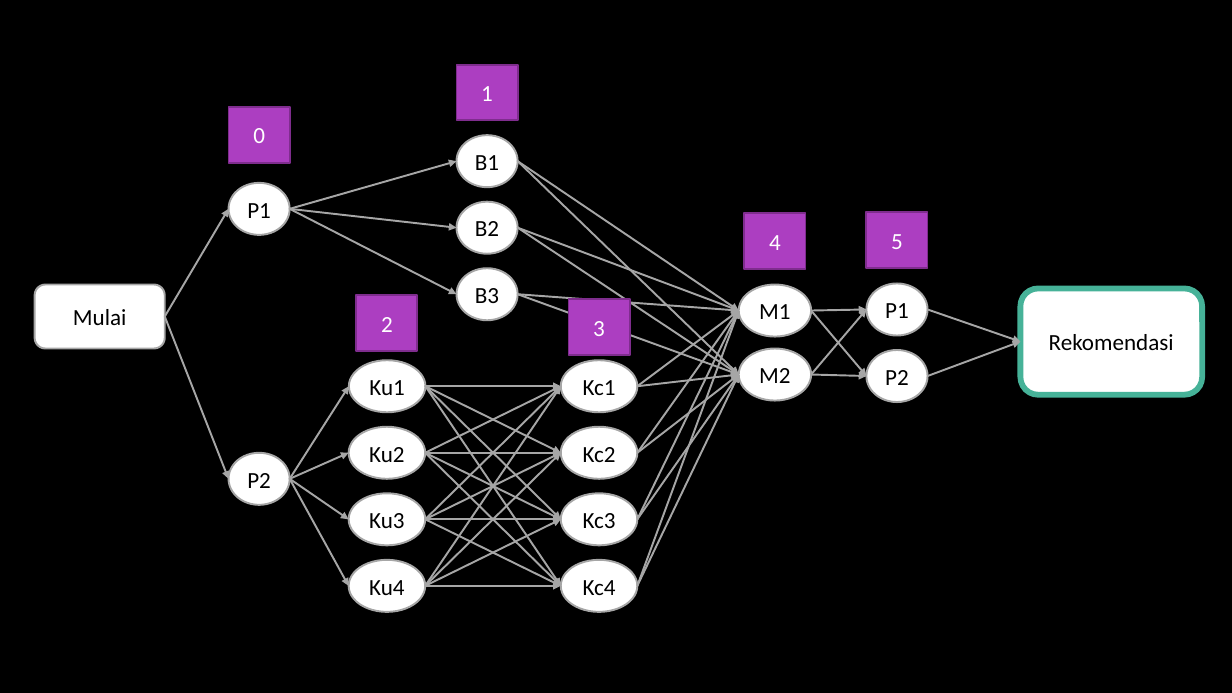
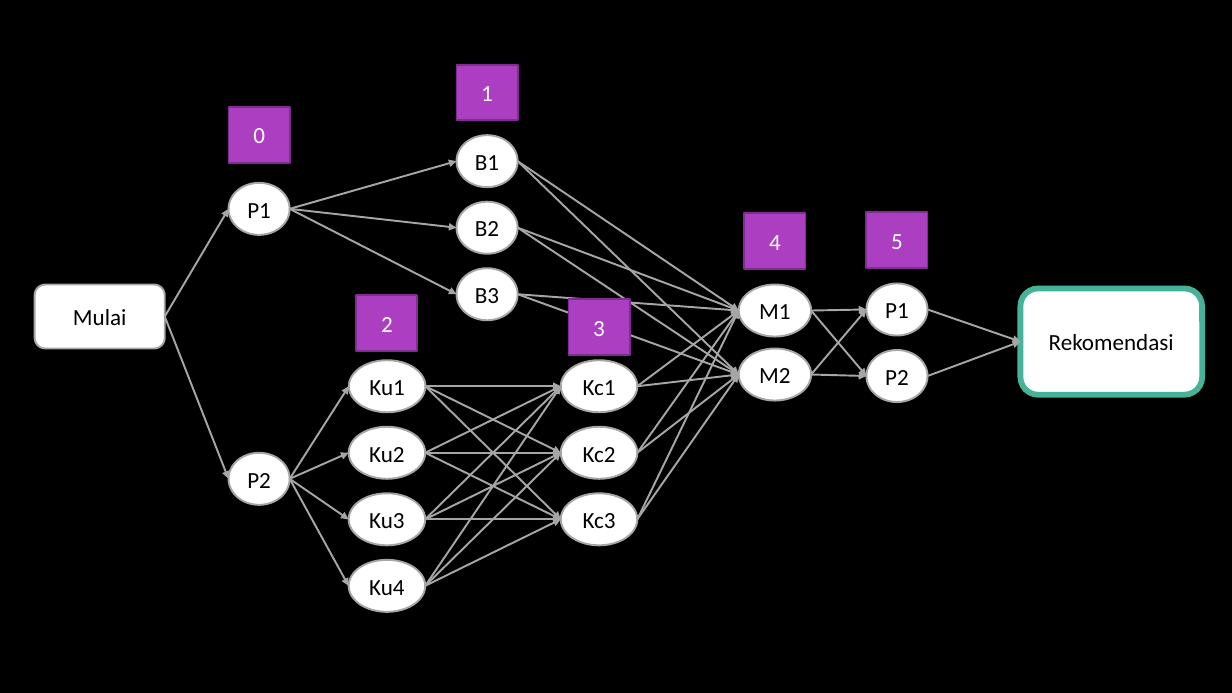
Before and after one commit to R124L-Tech/rekomendasi-laptop, a slide deck: slide 2 of files/Rules.pptx. Drawn at 1232x693 pixels with LibreOffice and Linux fonts; fonts in the diff are those of the drawing; background and template pictures are left out. Boxes give left, top, right and bottom in pixels: in the first picture for what was removed or moved away, otherwise in the second. Text is boxed around its words. In the diff, an @@ line names an element or a change of style, - is before the commit and + after.

```diff
--- a/files/Rules.pptx
+++ b/files/Rules.pptx
@@ arrow removed from (638, 586) to (738, 311) @@
@@ arrow removed from (425, 386) to (561, 586) @@
@@ arrow removed from (638, 586) to (738, 374) @@
@@ arrow removed from (425, 453) to (561, 586) @@
@@ arrow removed from (425, 519) to (561, 586) @@
@@ ellipse removed at (561,560,638,612) @@
-Kc4
@@ arrow removed from (425, 586) to (561, 586) @@
```
Also in this commit, not shown: 4 other slides changed, 3 other files.
